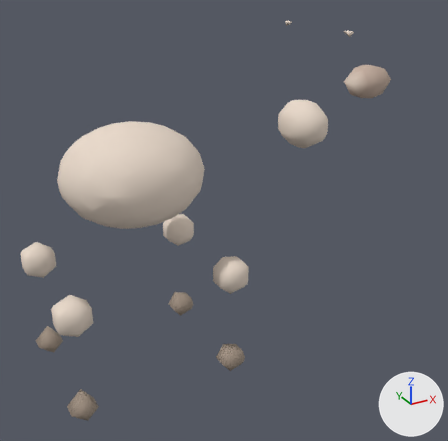
An edit to the glTF model assets/animals/src/sheep_shorn.glb, drawn before and after from the same camera.
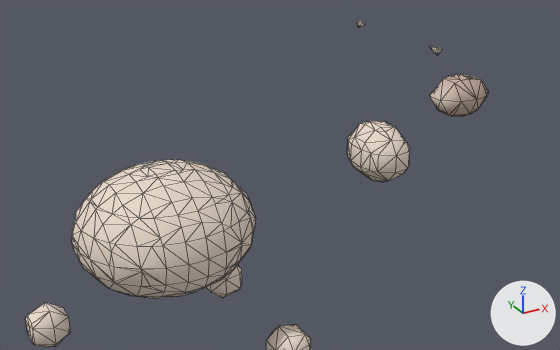
Each version appears first whole from a 50 mm lens placed at (-0.316, -0.871, 0.683), pointed at (0.163, 0.002, 0.246), and next in a close-up from a 50 mm lens placed at (-0.29, -0.823, 0.808), pointed at (0.19, 0.05, 0.371). The axes (+X, +Y, +Z) are drawn at lower right. The lights are the same throughout. The older version's two pictures come first. The close-ups show mesh edges as thin lines.

Script lines for the objects in view, before the commit:
```python
me_mesh = bpy.data.meshes.new('Mesh')
me_mesh.from_pydata(...)  # 560 vertices, 1068 faces; spans x -0.166..0.505, y -0.129..0.129, z 0.019..0.565
me_mesh.materials.append(mat_sheep_shornmat)
ob_sheep_shorn = bpy.data.objects.new('sheep_shorn', me_mesh)
ob_sheep_shorn.location = (0.0, 0.0, 0.0)
```
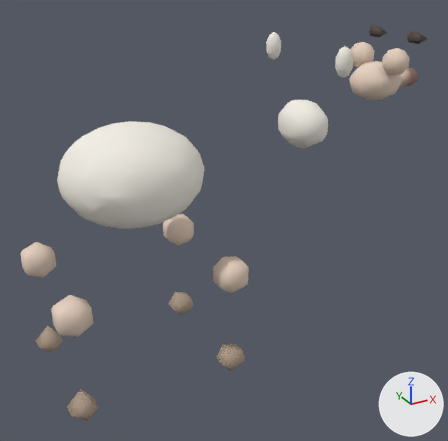
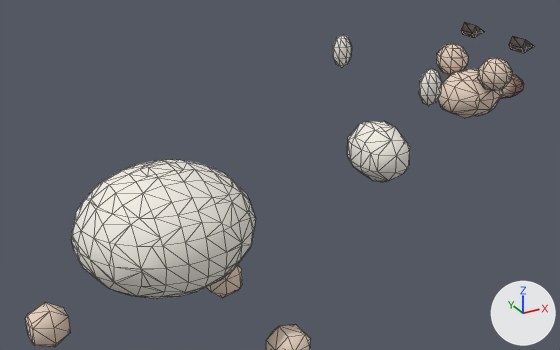
What differs and where, as boxes [x1, y1, x2, y2] in the close-ups (560 x 350 px):
'sheep_shorn', reshaped: before [25, 21, 489, 350]; after [25, 22, 534, 350]
part 1 of me_mesh, added: after [436, 44, 468, 75]
part 2 of me_mesh, added: after [477, 58, 512, 91]
part 3 of me_mesh, added: after [501, 75, 524, 99]
part 4 of me_mesh, added: after [333, 35, 352, 68]
part 5 of me_mesh, added: after [419, 68, 442, 106]
part 6 of me_mesh, rebuilt (10% wider, 16% taller): before [430, 74, 489, 116]; after [438, 69, 503, 118]
part 7 of me_mesh, deleted: before [429, 47, 442, 55]
part 8 of me_mesh, added: after [461, 22, 534, 53]
part 9 of me_mesh, recoloured (pale yellow to white): [26, 121, 410, 322] in both

Edits to the bpy script that builds the scene:
```text
Change me_mesh:
    used by ob_sheep_shorn; location = (0.0, 0.0, 0.0)
    remove me_mesh.from_pydata(...)  # 560 vertices, 1068 faces; spans x -0.166..0.505, y -0.129..0.129, z 0.019..0.565
    add me_mesh.from_pydata(...)  # 760 vertices, 1448 faces; spans x -0.166..0.581, y -0.129..0.129, z 0.019..0.549
    me_mesh part 1: a new loose piece, a UV sphere (8 segments, 5 rings, poles along z) spanning x 0.457..0.503, y 0.022..0.068, z 0.476..0.524, in mat_sheep_shornmat
    me_mesh part 2: a new loose piece, a UV sphere (8 segments, 5 rings, poles along z) spanning x 0.457..0.503, y -0.068..-0.022, z 0.476..0.524, in mat_sheep_shornmat
    me_mesh part 3: a new loose piece, a UV sphere (8 segments, 5 rings, poles along z) spanning x 0.519..0.581, y -0.02..0.02, z 0.442..0.478, in mat_sheep_shornmat
    me_mesh part 4: a new loose piece, a UV sphere (8 segments, 5 rings, poles along z) spanning x 0.305..0.335, y 0.088..0.112, z 0.495..0.544, in mat_sheep_shornmat
    me_mesh part 5: a new loose piece, a UV sphere (8 segments, 5 rings, poles along z) spanning x 0.305..0.335, y -0.112..-0.088, z 0.495..0.544, in mat_sheep_shornmat
    me_mesh part 6: the loose piece of 36 vertices spanning x 0.415..0.505, y -0.035..0.035, z 0.432..0.489 is rebuilt with 58 vertices and now spans x 0.429..0.531, y -0.042..0.042, z 0.427..0.493
    me_mesh part 7: the loose piece of 6 vertices spanning x 0.335..0.346, y -0.09..-0.07, z 0.555..0.565 is deleted
    me_mesh part 8
    20 vertices are added at x 0.508..0.532, y -0.066..0.066, z 0.53..0.549
    32 new faces join them
    me_mesh part 9: 984 kept faces spanning x -0.166..0.357, y -0.129..0.129, z 0.019..0.441 get new vertex colours; the middle colour goes from pale yellow #eadacb to white #f3efe5
    other edits to the shape of me_mesh do not show in these pictures
```
